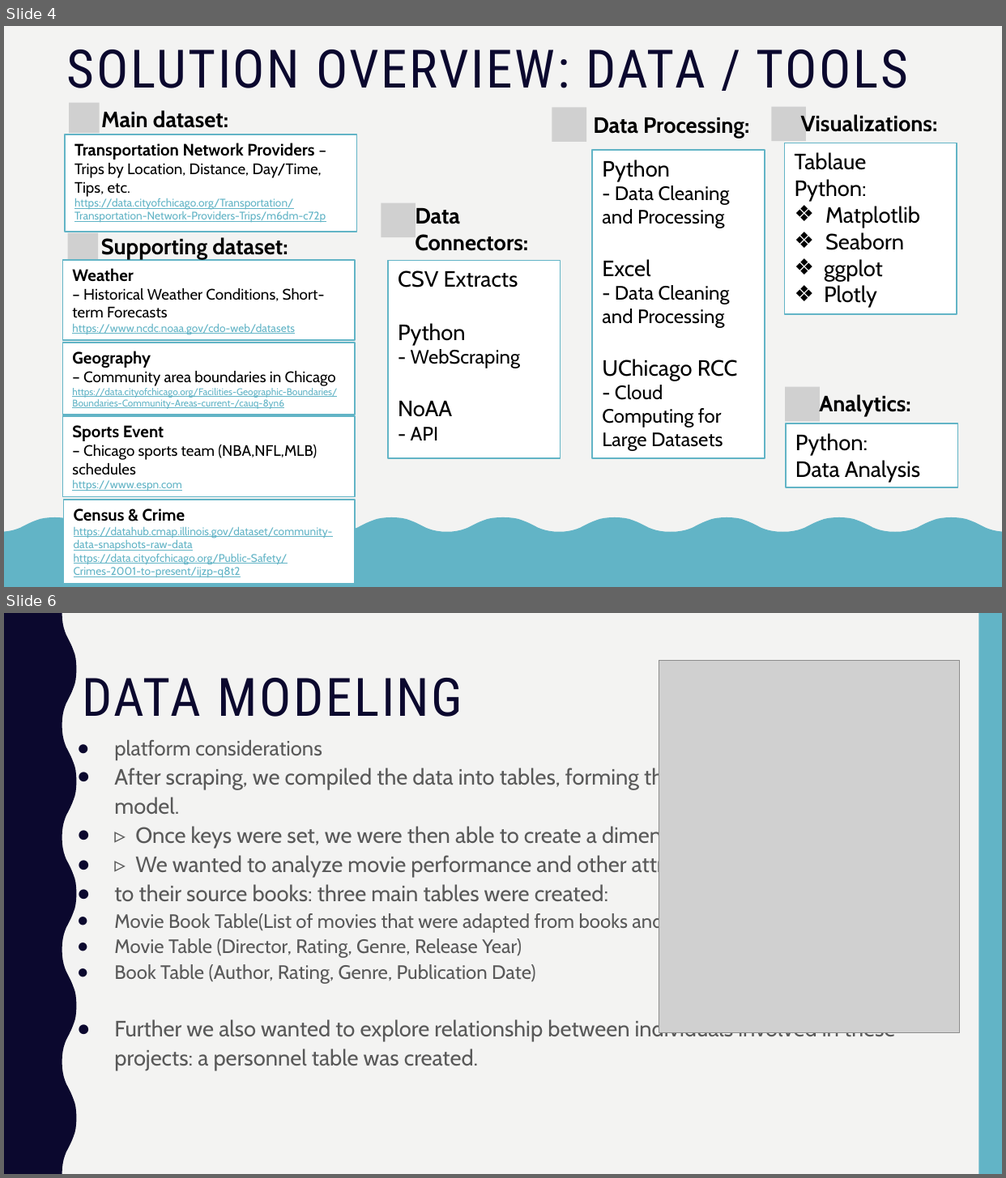
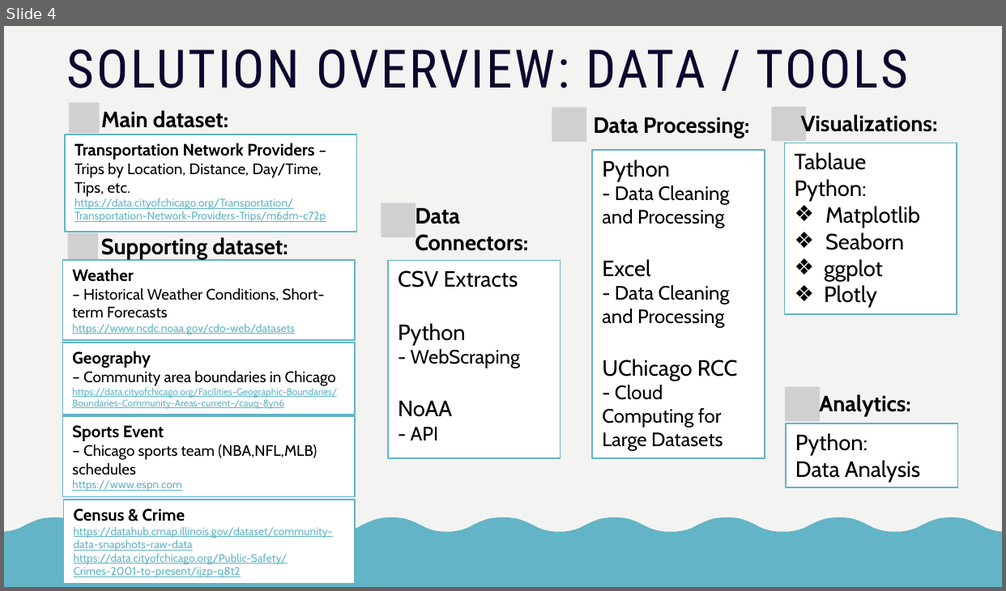
Before and after one commit to Data-Engineering-Platform-Final-Project/DEPA-FP-Files, a slide deck: DEPA Final Project PPT.pptx. Shown one above the other, each under a label of ours: slides 4 and 6 before the commit, slide 4 after it; the slides between them are not shown. The pictures are 1006x1178 and 1006x591 pixels, drawn with LibreOffice and Linux fonts; fonts in the diff are those of the drawing; grey boxes stand for pictures. Boxes give left, top, right and bottom in pixels: in the first picture for what was removed or moved away, otherwise in the second. Text is boxed around its words. In the diff, an @@ line names an element or a change of style, - is before the commit and + after.

```diff
--- a/DEPA Final Project PPT.pptx
+++ b/DEPA Final Project PPT.pptx
@@ slide 6 removed at box(4, 613, 1002, 1174), background #F3F3F2 @@
@@ freeform shape removed at box(4, 613, 77, 1174) @@
@@ rectangle removed at box(979, 613, 1002, 1174) @@
@@ picture removed at box(658, 661, 959, 1034) @@
@@ title removed at box(82, 678, 463, 717) @@
-DATA MODELING
@@ text removed at box(114, 740, 895, 1071) @@
-● platform considerations
-● After scraping, we compiled the data into tables, forming the basis of an entity relationship model.
-● ▹ Once keys were set, we were then able to create a dimensional model.
-● ▹ We wanted to analyze movie performance and other attributes, comparing
-● to their source books: three main tables were created:
-● Movie Book Table(List of movies that were adapted from books and the book titles
-● Movie Table (Director, Rating, Genre, Release Year)
-● Book Table (Author, Rating, Genre, Publication Date)
-● Further we also wanted to explore relationship between individuals involved in these projects: a personnel table was created.
```
Also in this commit, not shown: 2 slides changed, 2 slides added, 1 other slide removed.
